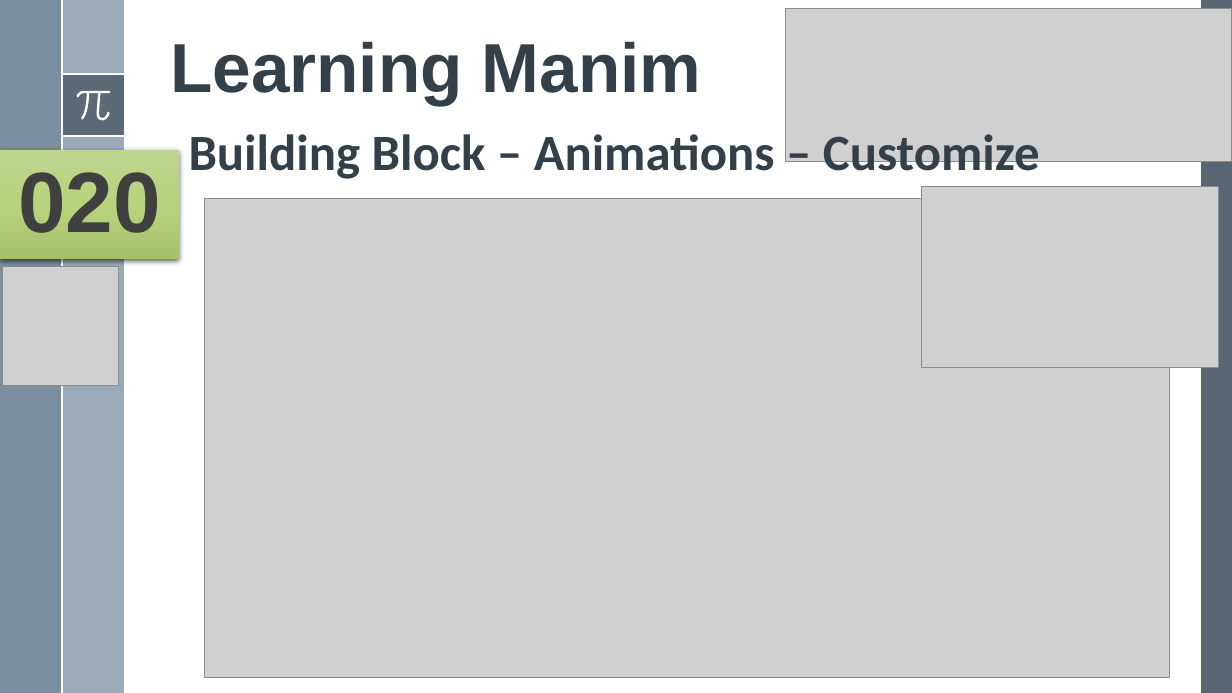
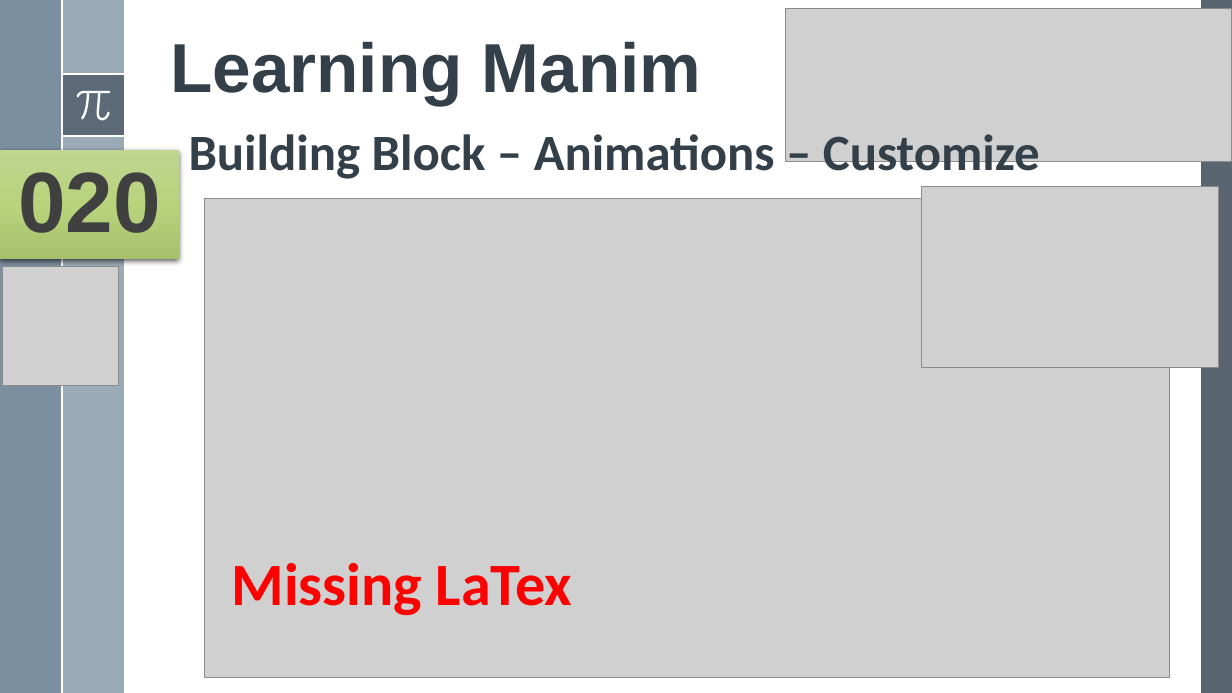
Before and after one commit to yasenstar/python, a slide deck: slide 20 of Manim/Learn Manim Library by Practice.pptx. Drawn at 1232x693 pixels with LibreOffice and Linux fonts; fonts in the diff are those of the drawing; grey boxes stand for pictures. Boxes give left, top, right and bottom in pixels: in the first picture for what was removed or moved away, otherwise in the second. Text is boxed around its words. In the diff, an @@ line names an element or a change of style, - is before the commit and + after.

```diff
--- a/Manim/Learn Manim Library by Practice.pptx
+++ b/Manim/Learn Manim Library by Practice.pptx
@@ text added at bbox=[232, 563, 572, 615], 46.8 pt, text #FF0000, bold @@
+Missing LaTex
```
Also in this commit, not shown: 4 other slides changed, 1 slide added, 1 other file.
